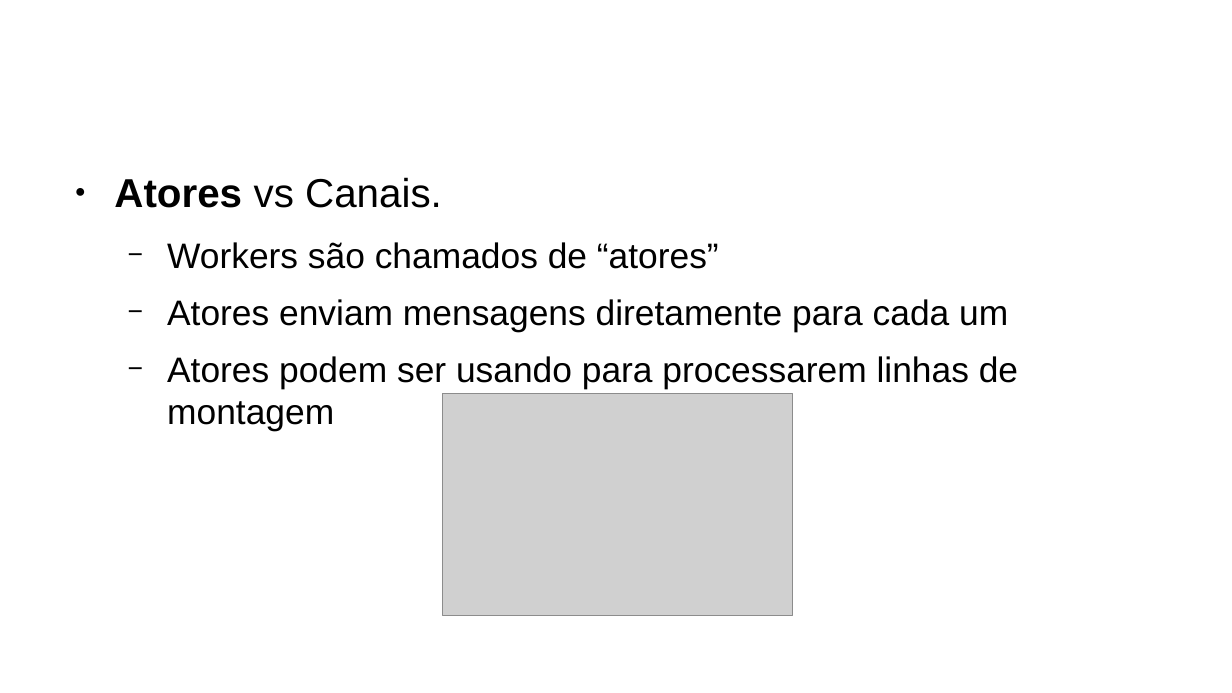
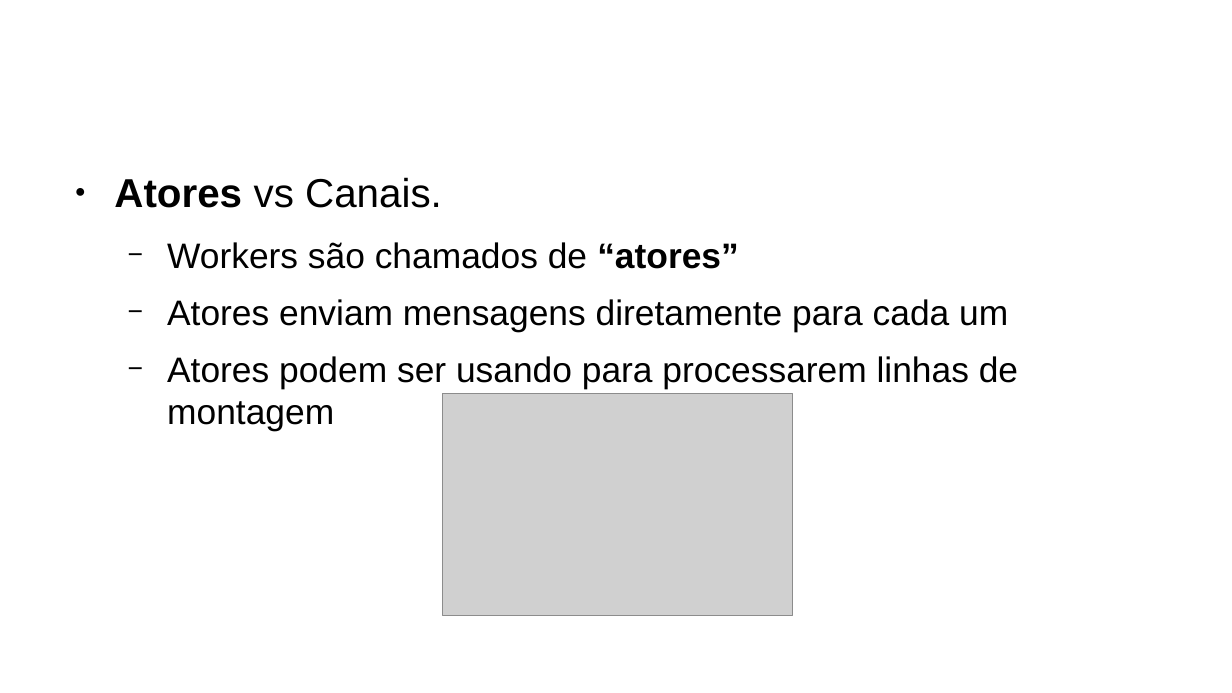
Before and after one commit to jeffersoncarvalho/DSC-2020_1, a slide deck: slide 19 of slides/tutorial/aula02.odp (slide 16 before the commit). Drawn at 1232x693 pixels with LibreOffice and Linux fonts; fonts in the diff are those of the drawing; grey boxes stand for pictures; background and template pictures are left out. Boxes give left, top, right and bottom in pixels: in the first picture for what was removed or moved away, otherwise in the second. Text is boxed around its words. In the diff, an @@ line names an element or a change of style, - is before the commit and + after.

```diff
--- a/slides/tutorial/aula02.odp
+++ b/slides/tutorial/aula02.odp
@@ text at <box>167,242,738,269</box>: bold on in "“atores”" @@
```
Also in this commit, not shown: 4 other slides changed, 4 slides added, 6 other files.
